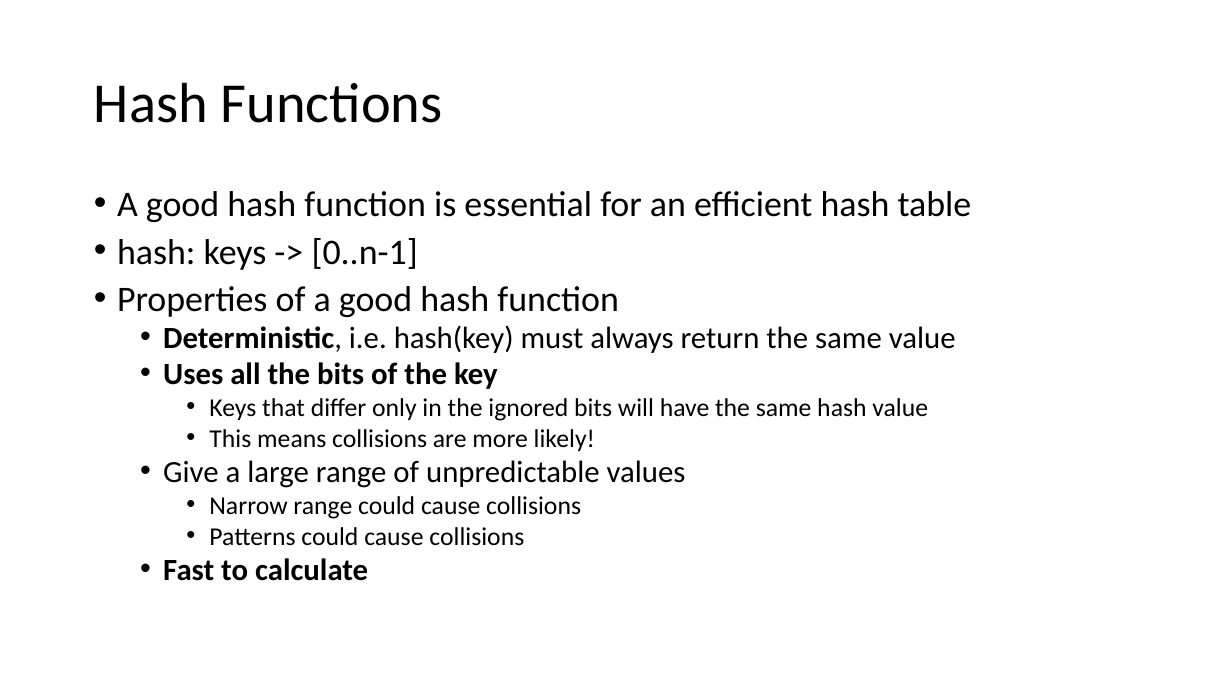
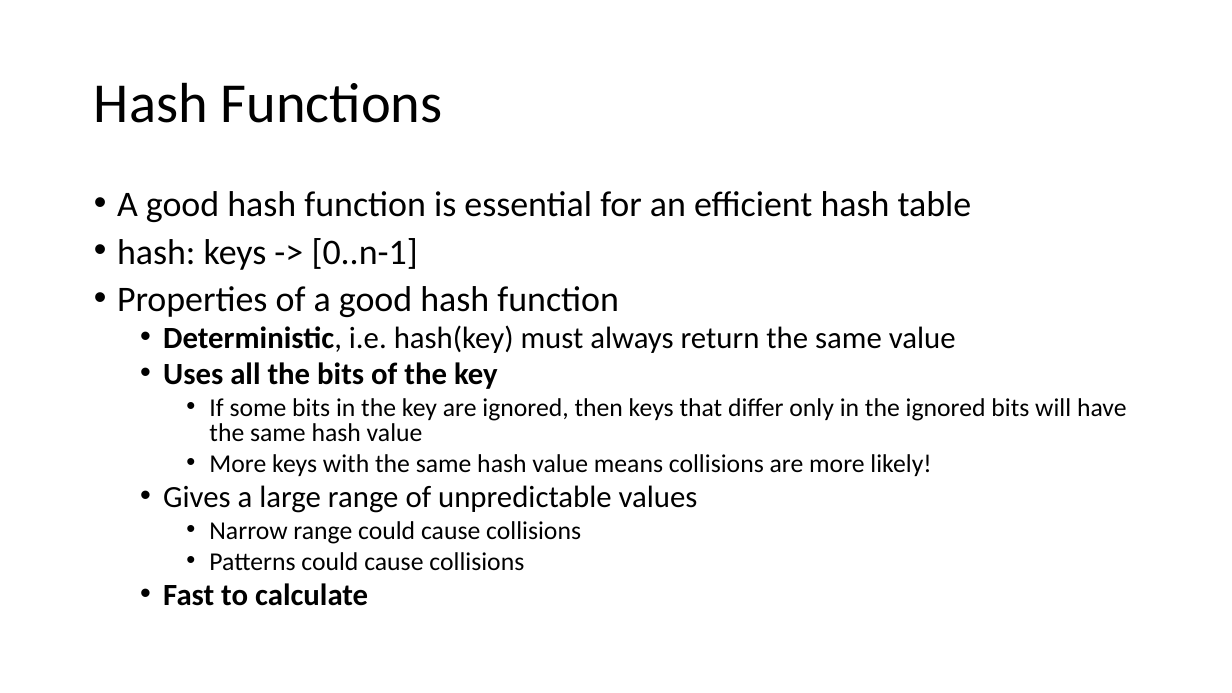
Before and after one commit to tjd1234/cmpt225fall2023, a slide deck: slide 32 of lecture_notes/week8/week8_maps_and_hashing.pptx. Drawn at 1232x693 pixels with LibreOffice and Linux fonts; fonts in the diff are those of the drawing. Boxes give left, top, right and bottom in pixels: in the first picture for what was removed or moved away, otherwise in the second. Text is boxed around its words. In the diff, an @@ line names an element or a change of style, - is before the commit and + after.

```diff
--- a/lecture_notes/week8/week8_maps_and_hashing.pptx
+++ b/lecture_notes/week8/week8_maps_and_hashing.pptx
@@ text at bbox=[163, 398, 1127, 513]: text changed @@
-    • Keys that differ only in the ignored bits will have the same hash value
-    • This means collisions are more likely!
-  • Give a large range of unpredictable values
+    • If some bits in the key are ignored, then keys that differ only in the ignored bits will have the same hash value
+    • More keys with the same hash value means collisions are more likely!
+  • Gives a large range of unpredictable values
```
Also in this commit, not shown: 16 other slides changed, 1 other file.
